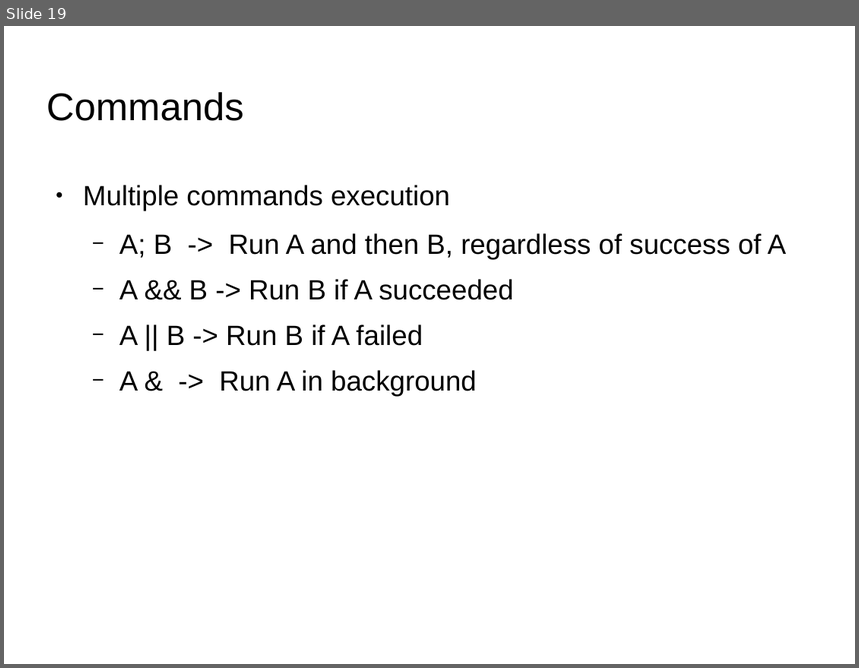
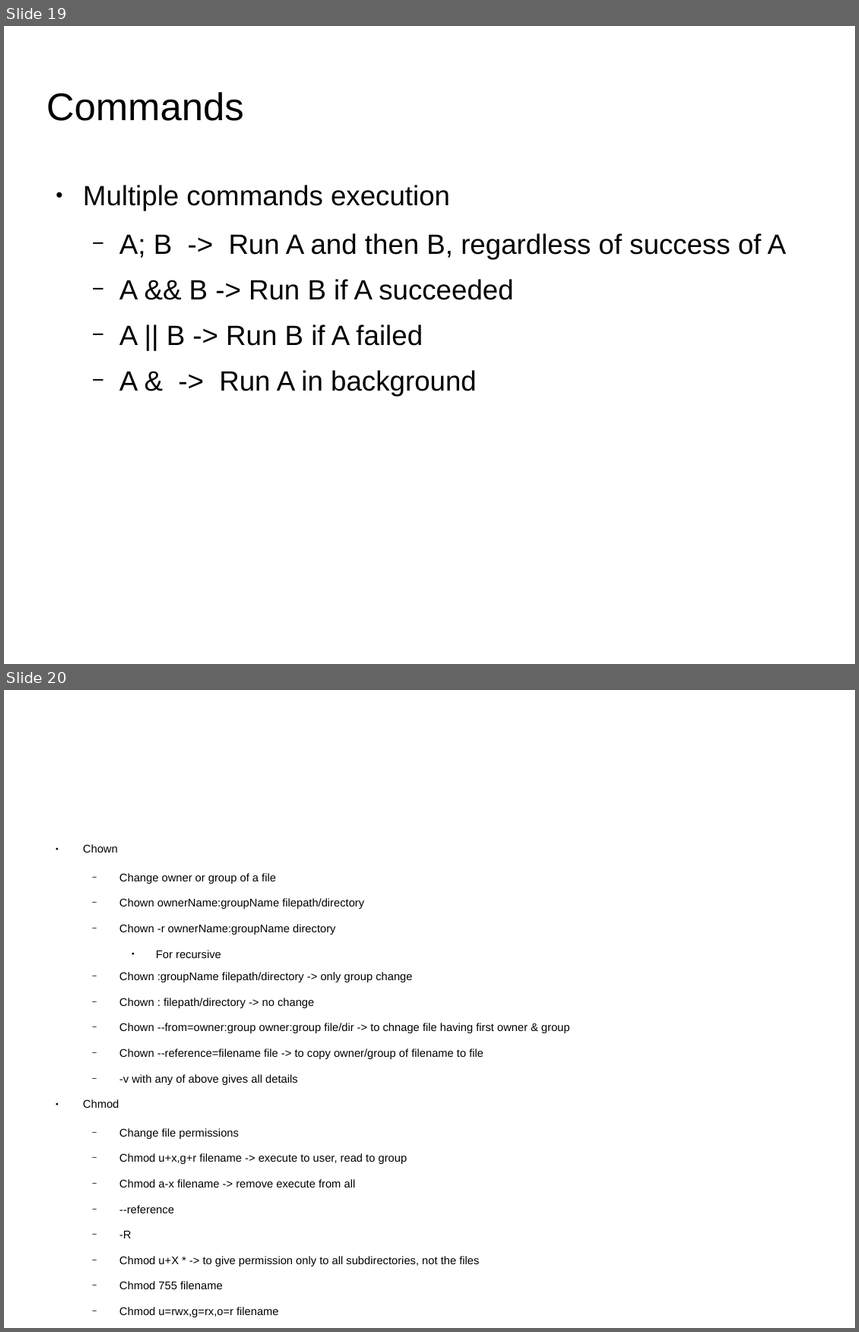
Before and after one commit to shikha-desai/Internship_PreWork, a slide deck: Shell_Script/Shell_Script_Notes.odp. Shown one above the other, each under a label of ours: slide 19 before the commit, slides 19 and 20 after it. The pictures are 859x668 and 859x1332 pixels, drawn with LibreOffice and Linux fonts; fonts in the diff are those of the drawing; background and template pictures are left out. Boxes give left, top, right and bottom in pixels: in the first picture for what was removed or moved away, otherwise in the second. Text is boxed around its words. In the diff, an @@ line names an element or a change of style, - is before the commit and + after.

```diff
--- a/Shell_Script/Shell_Script_Notes.odp
+++ b/Shell_Script/Shell_Script_Notes.odp
@@ slide 20 added at (4,690,855,1328), background picture (left out) @@
@@ text added at (83,844,570,1318), 10.4 pt, text #000000 @@
+● Chown
+  − Change owner or group of a file
+  − Chown ownerName:groupName filepath/directory
+  − Chown -r ownerName:groupName directory
+    ● For recursive
+  − Chown :groupName filepath/directory -> only group change
+  − Chown : filepath/directory -> no change
+  − Chown --from=owner:group owner:group file/dir -> to chnage file having first owner & group
+  − Chown --reference=filename file -> to copy owner/group of filename to file
+  − -v with any of above gives all details
+● Chmod
+  − Change file permissions
+  − Chmod u+x,g+r filename -> execute to user, read to group
+  − Chmod a-x filename -> remove execute from all
+  − --reference
+  − -R
+  − Chmod u+X * -> to give permission only to all subdirectories, not the files
+  − Chmod 755 filename
+  − Chmod u=rwx,g=rx,o=r filename
```
Also in this commit, not shown: 1 other slide added, 2 other files.
